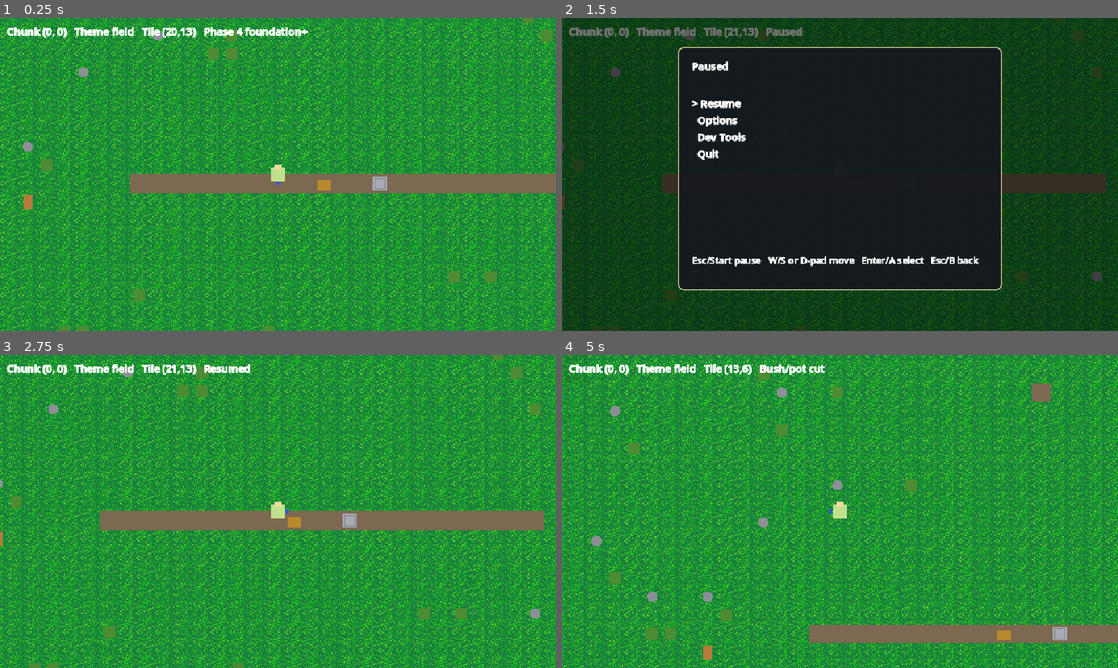
Above: before the commit, frames 1-4 (two rows, left to right).
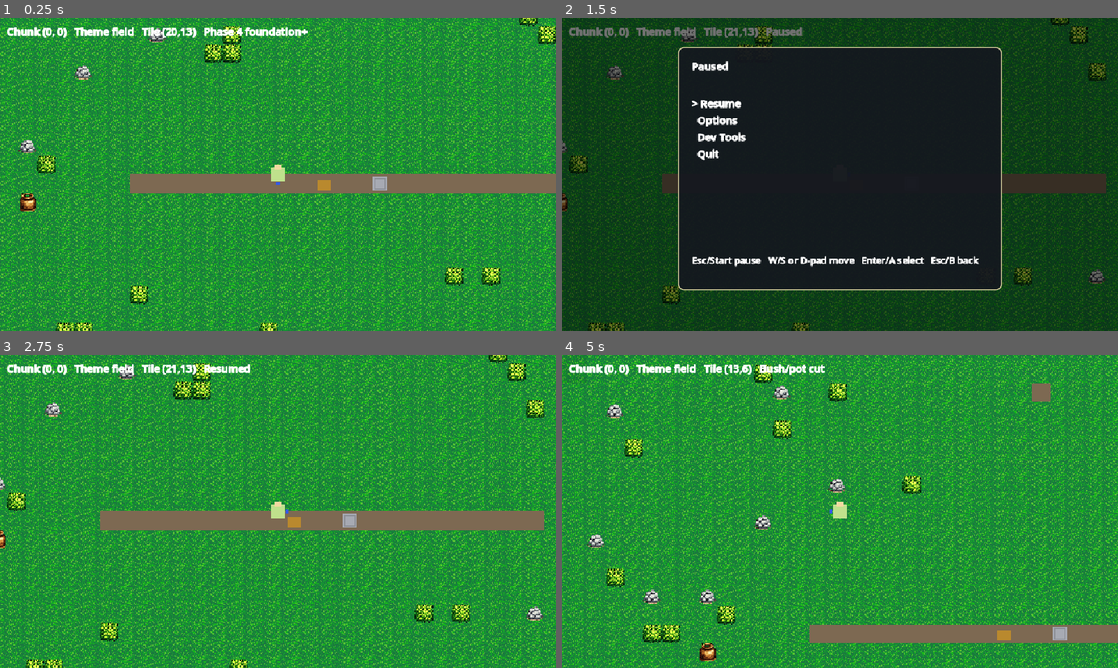
Above: after the commit, the same moments.

Repository: bloodborne253-cmd/open-world-godot-project
Game: Godot game, scene res://scenes/main.tscn
Two runs of this game, one before a commit and one after it. Both use one fixed random seed, a clock stepped at 60 frames per second and the inputs below.
Inputs:
- Up to frame 1 (0.25 s): no input
- Up to frame 2 (1.5 s): tap Enter (build_place) at 0.5 s; hold D (move_right) 0.53-1.28 s; tap J (attack) at 0.6 s; tap Space at 0.77, 1.25 s; hold Escape (menu_back) from 1.28 s (still down); tap Backspace (build_erase) at 1.35 s
- Up to frame 3 (2.75 s): tap Space at 1.52 s; tap Enter (build_place) at 2 s; release Escape (menu_back) at 2.03 s; hold D (move_right) from 2.03 s (still down); hold ] (build_larger) from 2.03 s (still down)
- Up to frame 4 (5 s): tap Space at 2.75, 3.02, 3.77, 4.52 s; release D (move_right) at 2.78 s; release ] (build_larger) at 2.78 s; hold Up (menu_up) 2.78-3.53 s; tap E (build_next) at 2.85 s; hold P (build_palette) 3.53-4.28 s; hold A (move_left) from 3.53 s (still down); tap Enter (build_place) at 4.35 s

The runs differ from the first frame. In frame 1, 2.1% of the frame differs, in the area x 3-100%, y 0-100%; in frame 2, 1.3%; in frame 3, 2.2%; in frame 4, 2.3%, in the area x 4-65%, y 3-98%.

Commit message:
add .png capabilities

Diff:
--- a/scripts/world_view.gd
+++ b/scripts/world_view.gd
@@ -36,15 +36,79 @@
 	10: "res://assets/tiles/objects/chest_closed.png",
 }
 
+const TILE_TEXTURE_NAMES := {
+	0: ["grass"],
+	1: ["wall", "stone_wall", "brick_wall"],
+	2: ["sand"],
+	3: ["bush"],
+	4: ["rock"],
+	5: ["pot"],
+	6: ["dirt"],
+	10: ["chest_closed", "chest"],
+	11: ["chest_open"],
+	12: ["push_block", "block"],
+	16: ["water"],
+	17: ["deep_water", "water_deep"],
+	18: ["hole", "pit"],
+}
+
+const TILE_TEXTURE_DIRS := {
+	0: ["ground", ""],
+	1: ["objects", "walls", ""],
+	2: ["ground", ""],
+	3: ["objects", ""],
+	4: ["objects", ""],
+	5: ["objects", ""],
+	6: ["ground", ""],
+	10: ["objects", ""],
+	11: ["objects", ""],
+	12: ["objects", "special", ""],
+	16: ["ground", "liquid", ""],
+	17: ["ground", "liquid", ""],
+	18: ["ground", "special", ""],
+}
+
+const TILE_TEXTURE_SUFFIXES := ["_01", "", "_idle", "_closed", "_open"]
+
 func _get_tile_texture(tile_id: int) -> Texture2D:
 	if _tile_texture_cache.has(tile_id):
 		return _tile_texture_cache[tile_id] as Texture2D
-	var path: String = str(TILE_TEXTURE_PATHS.get(tile_id, ""))
+
 	var tex: Texture2D = null
-	if path != "" and ResourceLoader.exists(path):
-		tex = load(path) as Texture2D
+	for path in _get_tile_texture_candidates(tile_id):
+		if ResourceLoader.exists(path):
+			tex = load(path) as Texture2D
+			break
+
 	_tile_texture_cache[tile_id] = tex
 	return tex
+
+func _get_tile_texture_candidates(tile_id: int) -> Array[String]:
+	var candidates: Array[String] = []
+
+	var direct_path: String = str(TILE_TEXTURE_PATHS.get(tile_id, ""))
+	if direct_path != "":
+		candidates.append(direct_path)
+
+	var names: Array = TILE_TEXTURE_NAMES.get(tile_id, []) as Array
+	var dirs: Array = TILE_TEXTURE_DIRS.get(tile_id, [""]) as Array
+
+	for dir_any in dirs:
+		var dir_name: String = str(dir_any)
+		for name_any in names:
+			var base_name: String = str(name_any)
+			for suffix_any in TILE_TEXTURE_SUFFIXES:
+				var suffix: String = str(suffix_any)
+				var filename: String = base_name + suffix + ".png"
+				var path: String = ""
+				if dir_name != "":
+					path = "res://assets/tiles/%s/%s" % [dir_name, filename]
+				else:
+					path = "res://assets/tiles/%s" % filename
+				if not candidates.has(path):
+					candidates.append(path)
+
+	return candidates
 
 func _draw_tile_visual(px: float, py: float, ts: int, tile_id: int, modulate: Color = Color.WHITE) -> bool:
 	var tex: Texture2D = _get_tile_texture(tile_id)
@@ -56,8 +120,10 @@
 func _draw() -> void:
 	if main_ref == null:
 		return
+
 	var cm: ChunkManager = main_ref.chunk_manager
 	var ts: int = cm.TILE_SIZE
+
 	for coord in main_ref.get_visible_chunk_coords():
 		var chunk: Dictionary = cm.get_chunk(coord)
 		var origin: Vector2 = cm.chunk_origin(coord)
@@ -66,6 +132,7 @@
 		var grid_w: int = int(chunk.get("grid_w", 0))
 		var ground: Array = chunk.get("ground", []) as Array
 		var objects: Array = chunk.get("objects", []) as Array
+
 		for y in range(grid_h):
 			var grow: Array = ground[y]
 			var orow: Array = objects[y]
@@ -73,19 +140,24 @@
 				var px: float = origin.x + x * ts
 				var py: float = origin.y + y * ts
 				var g: int = int(grow[x])
+
 				if not _draw_tile_visual(px, py, ts, g, tint):
 					var gc: Color = COLORS.get(g, Color.MAGENTA)
 					gc = Color(gc.r * tint.r, gc.g * tint.g, gc.b * tint.b, gc.a)
 					draw_rect(Rect2(px, py, ts, ts), gc)
+
 				var obj: int = int(orow[x])
 				if obj != cm.OBJECT_NONE:
 					if not _draw_tile_visual(px, py, ts, obj):
 						_draw_tile_shape(px, py, ts, obj)
-		draw_rect(Rect2(origin.x, origin.y, grid_w * ts, grid_h * ts), Color(1,1,1,0), false, 2.0)
+
+		draw_rect(Rect2(origin.x, origin.y, grid_w * ts, grid_h * ts), Color(1, 1, 1, 0), false, 2.0)
+
 	_draw_build_overlay(cm, ts)
 
 func _draw_tile_shape(px: float, py: float, ts: int, tile_id: int) -> void:
 	var c: Color = COLORS.get(tile_id, Color.MAGENTA)
+
 	if tile_id == 1:
 		draw_rect(Rect2(px, py, ts, ts), c)
 		for ry in range(3):
@@ -112,25 +184,32 @@
 func _draw_build_overlay(cm: ChunkManager, ts: int) -> void:
 	if not bool(main_ref.build_mode):
 		return
+
 	var view_size: Vector2 = main_ref.get_viewport_rect().size
 	var cam_pos: Vector2 = main_ref.camera.position
 	var draw_rect_area: Rect2 = Rect2(cam_pos - view_size * 0.5, view_size)
+
 	if bool(main_ref.grid_near_cursor_only):
 		draw_rect_area = Rect2(main_ref.build_cursor_world - Vector2(6.5 * ts, 6.5 * ts), Vector2(13.0 * ts, 13.0 * ts))
+
 	var left: int = floori(draw_rect_area.position.x / float(ts))
 	var top: int = floori(draw_rect_area.position.y / float(ts))
 	var right: int = floori((draw_rect_area.position.x + draw_rect_area.size.x) / float(ts))
 	var bottom: int = floori((draw_rect_area.position.y + draw_rect_area.size.y) / float(ts))
+
 	for gx in range(left, right + 2):
 		var px: float = gx * ts
-		draw_line(Vector2(px, top * ts), Vector2(px, (bottom + 1) * ts), Color(1,1,1,0.08), 1.0)
+		draw_line(Vector2(px, top * ts), Vector2(px, (bottom + 1) * ts), Color(1, 1, 1, 0.08), 1.0)
+
 	for gy in range(top, bottom + 2):
 		var py: float = gy * ts
-		draw_line(Vector2(left * ts, py), Vector2((right + 1) * ts, py), Color(1,1,1,0.08), 1.0)
+		draw_line(Vector2(left * ts, py), Vector2((right + 1) * ts, py), Color(1, 1, 1, 0.08), 1.0)
+
 	var brush: int = int(main_ref.build_brush_size)
 	var half_brush: int = int((brush - 1) / 2)
 	var start: Vector2 = main_ref.build_cursor_world - Vector2(half_brush * ts + ts / 2.0, half_brush * ts + ts / 2.0)
 	var size_px: int = brush * ts
+
 	draw_rect(Rect2(start, Vector2(size_px, size_px)), Color(1.0, 0.95, 0.3, 0.18), true)
 	draw_rect(Rect2(start, Vector2(size_px, size_px)), Color(1.0, 0.95, 0.3, 0.95), false, 2.0)
 	draw_circle(main_ref.player_world_pos, 10.0, Color(0.3, 0.9, 1.0, 0.18))
Binary file added: assets/tiles/ground/pot.png
Binary file added: assets/tiles/objects/bush.png
Binary file added: assets/tiles/objects/pot.png
Binary file added: assets/tiles/objects/rock.png
Not shown, added: sprite_lookup.patch
